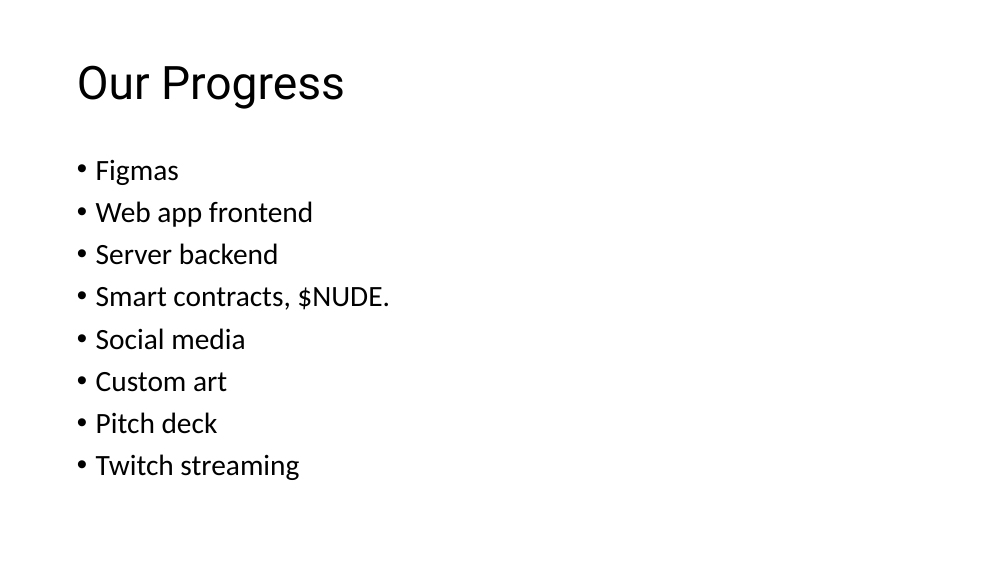
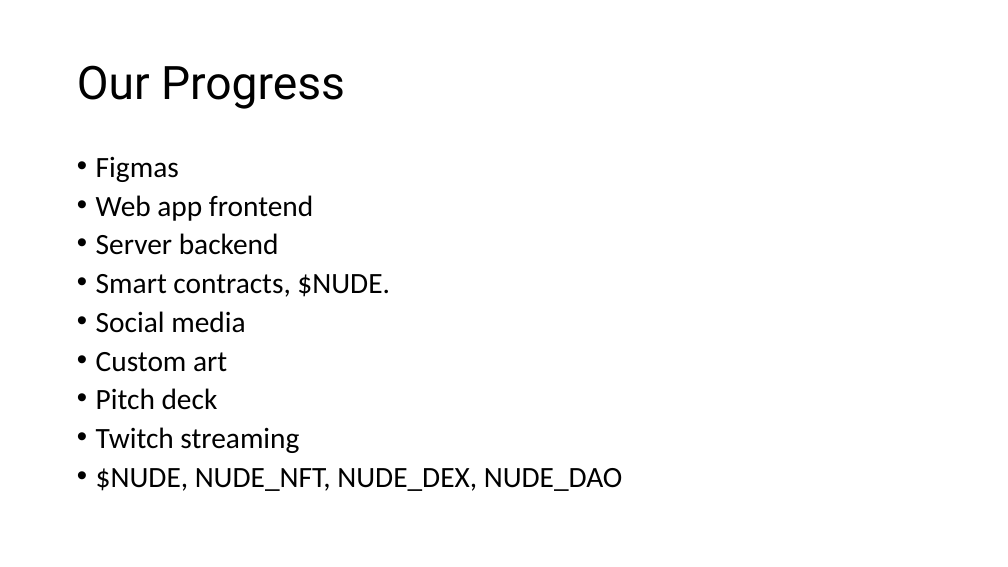
Before and after one commit to own-me/nude-pitch, a slide deck: slide 7 of own-me-pitch.pptx. Drawn at 1008x567 pixels with LibreOffice and Linux fonts; fonts in the diff are those of the drawing. Boxes give left, top, right and bottom in pixels: in the first picture for what was removed or moved away, otherwise in the second. Text is boxed around its words. In the diff, an @@ line names an element or a change of style, - is before the commit and + after.

```diff
--- a/own-me-pitch.pptx
+++ b/own-me-pitch.pptx
@@ text at box(96, 156, 390, 453): line spacing 0.9 to 0.8 @@
@@ text at box(96, 468, 623, 491): paragraph added @@
+• $NUDE, NUDE_NFT, NUDE_DEX, NUDE_DAO
```
Also in this commit, not shown: 3 other slides changed.
